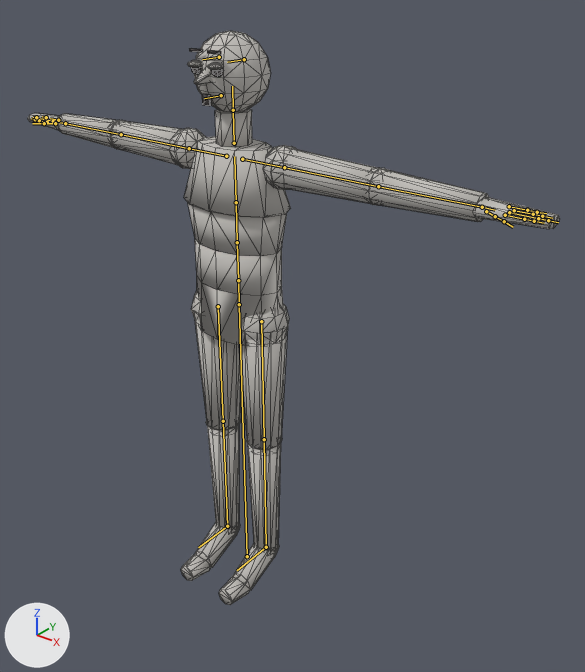
Renders of the glTF model godot/assets/characters/clips_more.glb from each side of a commit.
Rendered twice from a 50 mm camera at (1.54, -1.67, 1.97) aimed at (0.16, 0.06, 0.9). Arrows for +X, +Y and +Z are at lower left; the lights stay in place. The picture after the commit comes second. The bones that change, and the others that lie on the model, are drawn over the model as lines. Mesh edges are drawn as thin lines.

Names of what the first picture shows: 'body'.
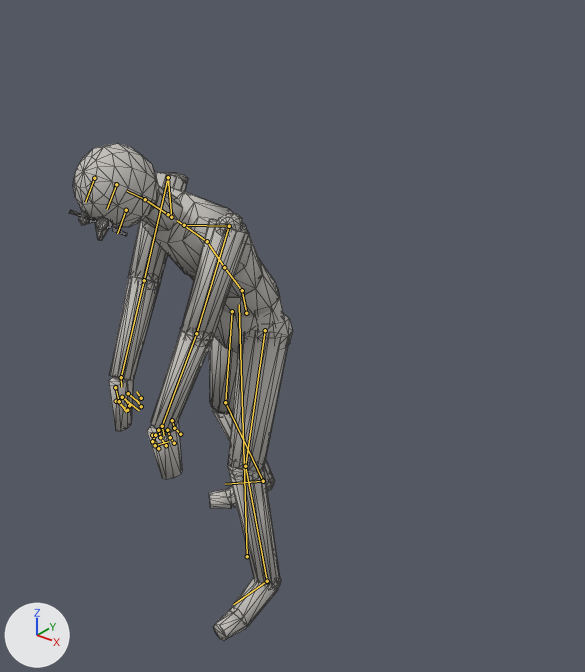
The newer file adds an action. The first version stands in its rest pose; the second is drawn at frame 18 of the action 'work_dig'.

What the commit changed:
Bone 'Hips' (bone_hips) moves from (0.0, 0.0, 0.0) to (-0.011, -0.046, -0.044).
Bone 'Hips' (bone_hips) turns from (0, 0, 0) to (11, -13, 0) degrees about its own x, y and z.
Bone 'LeftUpperLeg' (bone_leftupperleg) turns from (0, 0, 0) to (32, -5, 13) degrees about its own x, y and z.
Bone 'LeftLowerLeg' (bone_leftlowerleg) turns from (0, 0, 0) to (27, -13, 0) degrees about its own x, y and z.
Bone 'LeftFoot' (bone_leftfoot) turns from (0, 0, 0) to (3, -8, -8) degrees about its own x, y and z.
Bone 'RightUpperLeg' (bone_rightupperleg) turns from (0, 0, 0) to (5, 3, -16) degrees about its own x, y and z.
Bone 'RightLowerLeg' (bone_rightlowerleg) turns from (0, 0, 0) to (22, 42, 0) degrees about its own x, y and z.
Bone 'RightFoot' (bone_rightfoot) turns from (0, 0, 0) to (18, 11, 17) degrees about its own x, y and z.
Bone 'Spine' (bone_spine) turns from (0, 0, 0) to (25, 1, -8) degrees about its own x, y and z.
Bone 'Chest' (bone_chest) turns from (0, 0, 0) to (-3, 0, 0) degrees about its own x, y and z.
Bone 'UpperChest' (bone_upperchest) turns from (0, 0, 0) to (17, 0, 0) degrees about its own x, y and z.
Bone 'LeftShoulder' (bone_leftshoulder) turns from (0, 0, 0) to (-4, 1, 24) degrees about its own x, y and z.
Bone 'LeftUpperArm' (bone_leftupperarm) turns from (0, 0, 0) to (39, -59, 73) degrees about its own x, y and z.
Bone 'LeftLowerArm' (bone_leftlowerarm) turns from (0, 0, 0) to (3, 1, -1) degrees about its own x, y and z.
Bone 'LeftHand' (bone_lefthand) turns from (0, 0, 0) to (5, -1, -31) degrees about its own x, y and z.
Bone 'Neck' (bone_neck) turns from (0, 0, 0) to (2, 0, 0) degrees about its own x, y and z.
Bone 'Head' (bone_head) turns from (0, 0, 0) to (7, 10, -1) degrees about its own x, y and z.
Bone 'RightShoulder' (bone_rightshoulder) turns from (0, 0, 0) to (-4, -1, -36) degrees about its own x, y and z.
Bone 'RightUpperArm' (bone_rightupperarm) turns from (0, 0, 0) to (141, 70, -2) degrees about its own x, y and z.
Bone 'RightLowerArm' (bone_rightlowerarm) turns from (0, 0, 0) to (1, -18, 3) degrees about its own x, y and z.
Bone 'RightHand' (bone_righthand) turns from (0, 0, 0) to (-18, -1, 35) degrees about its own x, y and z.

Boxes (x1, y1, x2, y2) around the edits, measured in the pictures (585 x 672 px):
'body', posed (58% narrower, 13% shorter): before (28, 31, 560, 605); after (69, 143, 293, 641)
bone 'Hips', root to tip: before (239, 304) to (238, 280); after (246, 313) to (242, 290)
bone 'LeftUpperLeg', root to tip: before (261, 321) to (264, 439); after (265, 330) to (245, 466)
bone 'LeftLowerLeg', root to tip: before (264, 439) to (266, 547); after (245, 466) to (267, 581)
bone 'LeftFoot', root to tip: before (266, 547) to (237, 570); after (267, 581) to (233, 604)
bone 'RightUpperLeg', root to tip: before (218, 306) to (223, 421); after (232, 311) to (225, 402)
bone 'RightLowerLeg', root to tip: before (223, 421) to (227, 526); after (225, 402) to (263, 481)
bone 'RightFoot', root to tip: before (227, 526) to (198, 547); after (263, 481) to (225, 484)
bone 'Spine', root to tip: before (238, 280) to (237, 242); after (242, 290) to (224, 267)
bone 'Chest', root to tip: before (237, 242) to (236, 202); after (224, 267) to (207, 241)
bone 'UpperChest', root to tip: before (236, 202) to (234, 156); after (207, 241) to (177, 220)
bone 'LeftShoulder', root to tip: before (242, 159) to (284, 167); after (184, 225) to (229, 226)
bone 'LeftUpperArm', root to tip: before (284, 167) to (378, 186); after (229, 226) to (196, 333)
bone 'LeftLowerArm', root to tip: before (378, 186) to (482, 207); after (196, 333) to (162, 426)
bone 'LeftHand', root to tip: before (482, 207) to (495, 210); after (162, 426) to (164, 435)
bone 'Neck', root to tip: before (234, 143) to (233, 110); after (168, 214) to (145, 199)
bone 'Head', root to tip: before (233, 110) to (232, 86); after (145, 199) to (127, 191)
bone 'RightShoulder', root to tip: before (226, 156) to (189, 148); after (171, 217) to (168, 177)
bone 'RightUpperArm', root to tip: before (189, 148) to (121, 134); after (168, 177) to (144, 280)
bone 'RightLowerArm', root to tip: before (121, 134) to (65, 123); after (144, 280) to (121, 377)
bone 'RightHand', root to tip: before (65, 123) to (59, 122); after (121, 377) to (121, 387)
